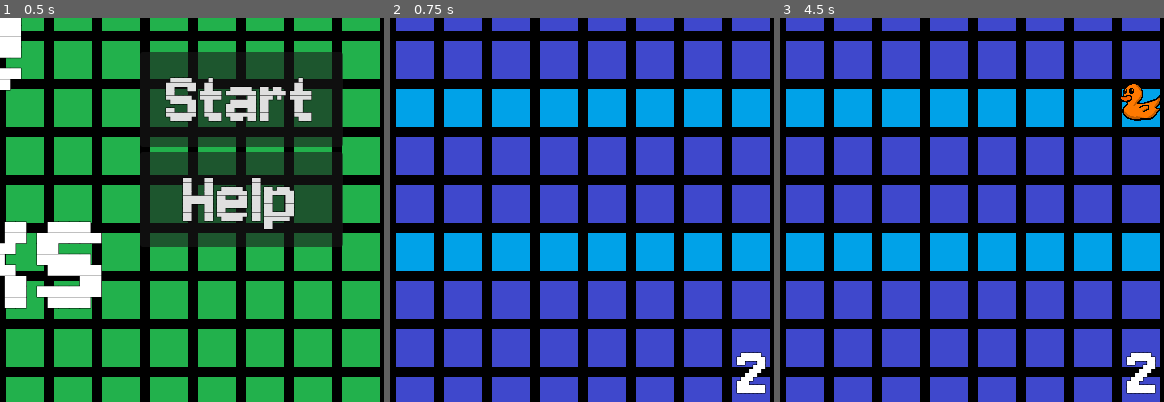
Above: before the commit, frames 1-3 (left to right).
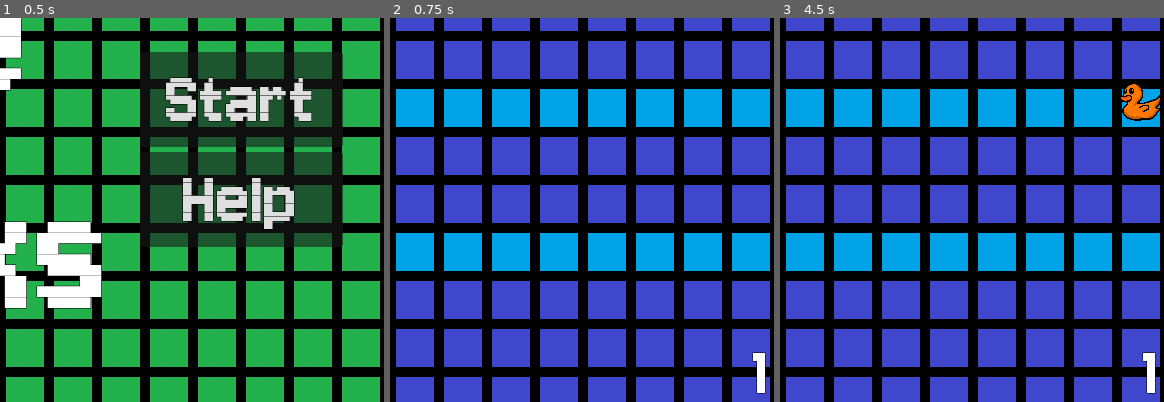
Above: after the commit, the same moments.

Repository: CamComDuck/TapTheDucks
Game: Godot game, scene res://title/title.tscn
Same seed, same stepped clock (60 frames per second), same inputs: the game is played once before the commit and once after it.
Inputs:
- Up to frame 1 (0.5 s): no input
- Up to frame 2 (0.75 s): click "Start" at 0.5 s
- Up to frame 3 (4.5 s): tap Enter at 1.25, 4.25 s; hold D (interact_right) 1.28-2.03 s; hold S (move_down) 2.03-2.78 s; tap Space at 2.75 s; hold D (interact_right) 2.78-3.53 s; hold W (move_up) 3.53-4.28 s; hold A (interact_left) from 4.28 s (still down)
The pictures show only the part of the screen within x 44-94%, y 48-98%; the shares and areas given below are measured in that part.

Frame 1 is identical in both runs. In frame 2, 0.5% of the frame differs, in the area x 90-98%, y 86-98%; in frame 3, 0.5%.

Commit message:
Edit sound volumes to be better uniform across transitions

Diff:
--- a/project/audio_controller/audio_controller.tscn
+++ b/project/audio_controller/audio_controller.tscn
@@ -68,12 +68,15 @@
 [node name="MinigameCorrect" type="AudioStreamPlayer" parent="."]
 unique_name_in_owner = true
 stream = ExtResource("12_oh1ky")
+volume_db = 10.0
 
 [node name="MinigameMusic" type="AudioStreamPlayer" parent="."]
 unique_name_in_owner = true
 stream = ExtResource("13_kobq0")
+volume_db = -3.0
 parameters/looping = true
 
 [node name="MinigameWrong" type="AudioStreamPlayer" parent="."]
 unique_name_in_owner = true
 stream = ExtResource("14_tn0hw")
+volume_db = -5.0
--- a/project/level/level.gd
+++ b/project/level/level.gd
@@ -11,8 +11,8 @@
 var _duck_spawn_max_sec := 4
 
 var _current_points := 0
-var _current_round := 2
-var _round_max_ducks := 1
+var _current_round := 1
+var _round_max_ducks := 5
 var _round_current_ducks := 0
 var _ducks_finished := 0
 
@@ -309,7 +309,7 @@
 		_ducks_finished += 1
 		body.queue_free()
 
-		if _current_points >= 10000 and _ducks_finished == _round_max_ducks:
+		if _current_points >= 5000 and _ducks_finished == _round_max_ducks:
 			_allow_input = false
 			game_overlay.game_end(true)
 			GameInfo.game_paused = true
--- a/project/minigame/minigame.gd
+++ b/project/minigame/minigame.gd
@@ -217,6 +217,7 @@
 	instruction_label.hide()
 	if player.global_position.x == _correct_spot.global_position.x:
 		await _on_reveal_spot(_selected_spot, false, true)
+		AudioController.pause_sound_minigame_music()
 		AudioController.play_sound_minigame_correct()
 		if _is_extra_life_round:
 			_life_found = true
@@ -224,13 +225,14 @@
 		_points_eared = 75
 	else:
 		await _on_reveal_spot(_selected_spot, false, false)
+		AudioController.pause_sound_minigame_music()
 		AudioController.play_sound_minigame_wrong()
 		await _on_reveal_spot(_correct_spot, false, true)
 		_points_eared = 0
 
-	await create_tween().tween_interval(1).finished
+	await create_tween().tween_interval(2.5).finished
 	minigame_finished.emit(_points_eared, _life_found)
 
-	AudioController.pause_sound_minigame_music()
+
 	AudioController.pause_sound_background_music()
 	queue_free()
--- a/project/title/title.tscn
+++ b/project/title/title.tscn
@@ -256,7 +256,7 @@
 [node name="Label" type="Label" parent="HelpContainer/VBoxContainer"]
 layout_mode = 2
 theme_override_font_sizes/font_size = 25
-text = "Achieve 10,000 Points to Win"
+text = "Achieve 5,000 Points to Win"
 horizontal_alignment = 1
 
 [node name="HBoxContainer4" type="HBoxContainer" parent="HelpContainer/VBoxContainer"]
